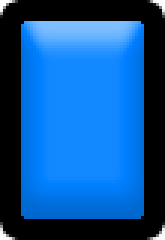
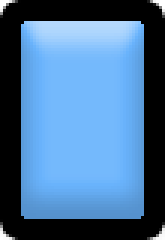
Layer changes from the first 165×240 image to the second:
painted on "Layer 1" over [21,21,144,219]
